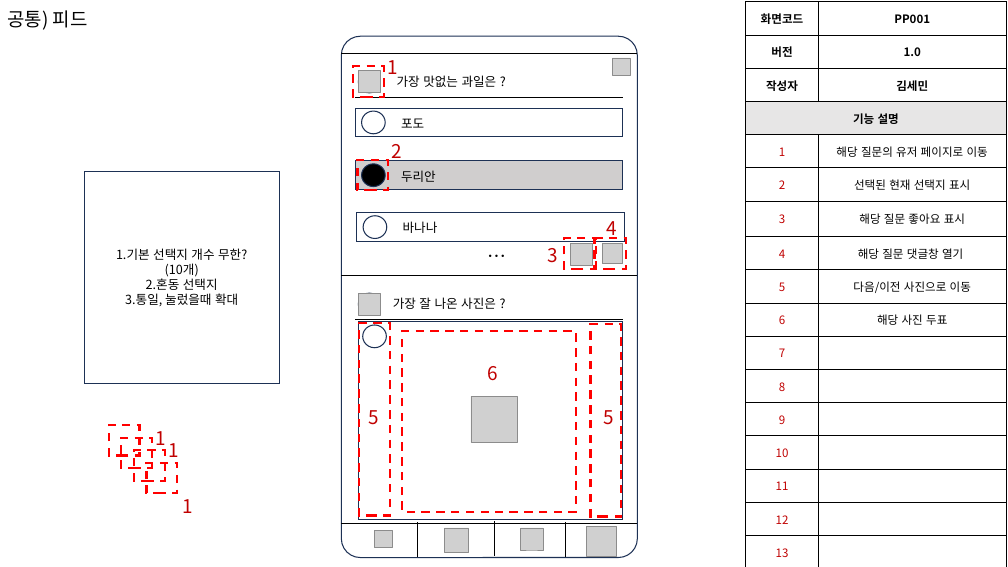
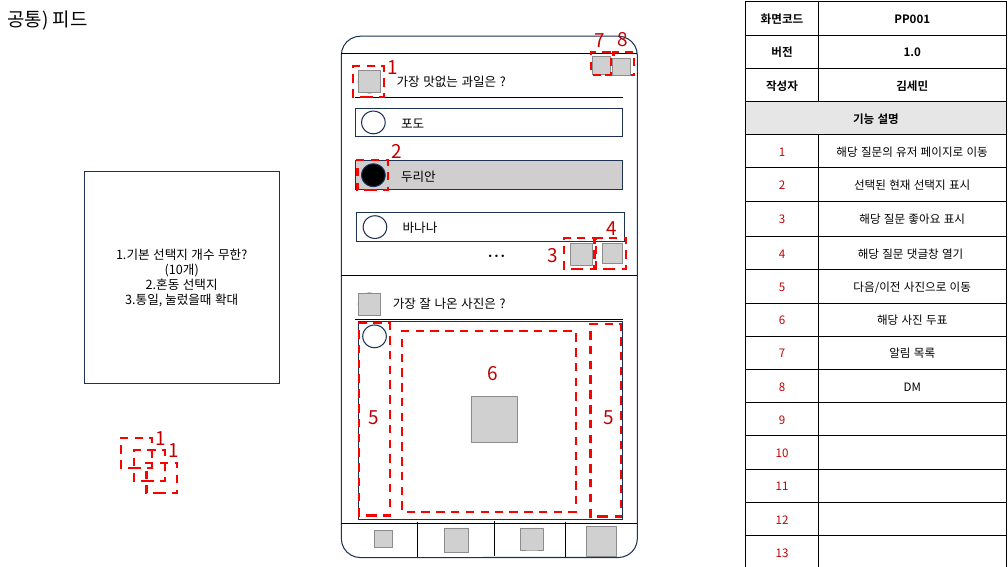
Before and after one commit to H-EH7/picker, a slide deck: slide 9 of 1. Documents/설계/골라말아 화면설계서_v1.0.pptm (slide 6 before the commit). Drawn at 1008x567 pixels with LibreOffice and Linux fonts; fonts in the diff are those of the drawing; grey boxes stand for pictures. Boxes give left, top, right and bottom in pixels: in the first picture for what was removed or moved away, otherwise in the second. Text is boxed around its words. In the diff, an @@ line names an element or a change of style, - is before the commit and + after.

```diff
--- a/1. Documents/설계/골라말아 화면설계서_v1.0.pptm
+++ b/1. Documents/설계/골라말아 화면설계서_v1.0.pptm
@@ table at box(746, 2, 1006, 567) @@
-row 11, column 2: 
+row 11, column 2: 알림 목록
-row 12, column 2: 
+row 12, column 2: DM
@@ rectangle added at box(591, 52, 612, 75), outline #FF0000 2 pt dashed @@
@@ picture added at box(592, 56, 611, 75) @@
@@ text added at box(594, 33, 604, 53), 18 pt, text #C00000 @@
+7
@@ rectangle: place and size @@
-rectangle at box(109, 425, 140, 455)
+rectangle at box(614, 52, 634, 75)
@@ text added at box(618, 32, 628, 52), 18 pt, text #C00000 @@
+8
@@ text removed at box(182, 499, 192, 513) @@
-1
```
Also in this commit, not shown: 6 other slides changed, 3 slides added, 1 slide removed, 2 other files.
